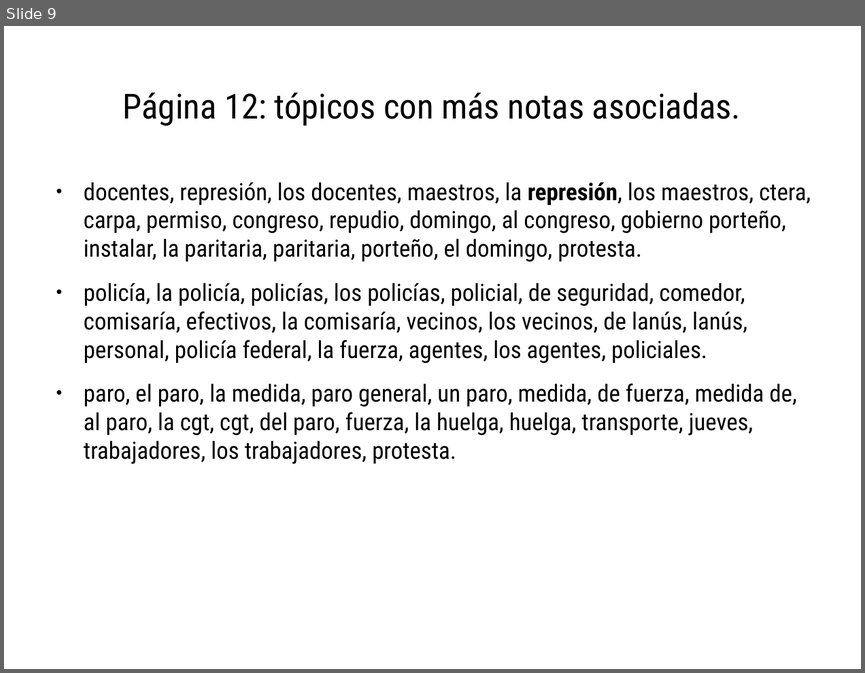
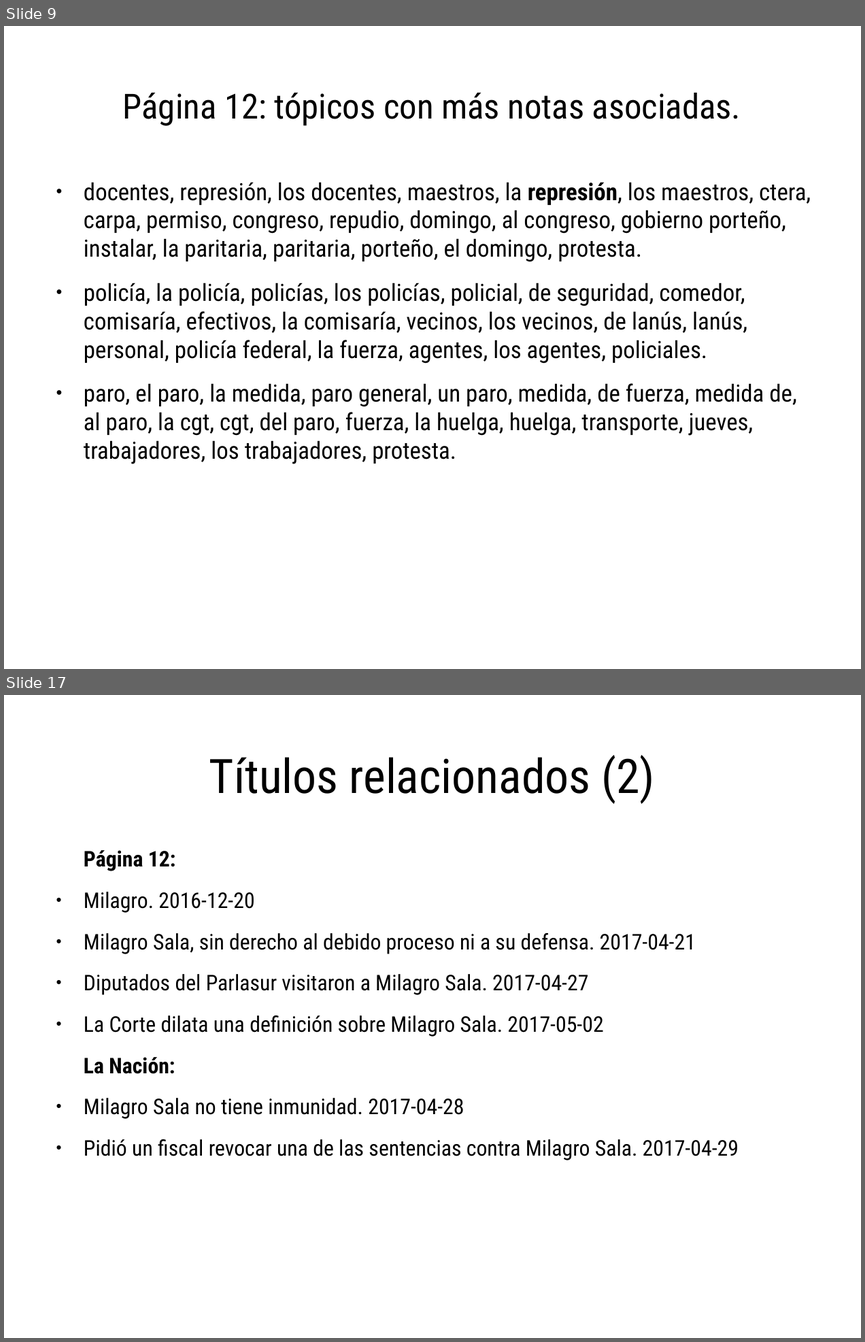
Before and after one commit to spinto88/Analisis_medios, a slide deck: Comparacion_agendas.odp. Shown one above the other, each under a label of ours: slide 9 before the commit, slides 9 and 17 after it; the slides between them are not shown. The pictures are 865x673 and 865x1342 pixels, drawn with LibreOffice and Linux fonts; fonts in the diff are those of the drawing. Boxes give left, top, right and bottom in pixels: in the first picture for what was removed or moved away, otherwise in the second. Text is boxed around its words. In the diff, an @@ line names an element or a change of style, - is before the commit and + after.

```diff
--- a/Comparacion_agendas.odp
+++ b/Comparacion_agendas.odp
@@ slide 17 added at (4,695,861,1338), background #FFFFFF @@
@@ title added at (209,755,654,804), 44 pt, text #000000 @@
+Títulos relacionados (2)
@@ text added at (84,850,738,1160), 20 pt, text #000000 @@
+Página 12:
+● Milagro. 2016-12-20
+● Milagro Sala, sin derecho al debido proceso ni a su defensa. 2017-04-21
+● Diputados del Parlasur visitaron a Milagro Sala. 2017-04-27
+● La Corte dilata una definición sobre Milagro Sala. 2017-05-02
+La Nación:
+● Milagro Sala no tiene inmunidad. 2017-04-28
+● Pidió un fiscal revocar una de las sentencias contra Milagro Sala. 2017-04-29
```
Also in this commit, not shown: 1 slide changed, 15 other slides added, 9 other files.
